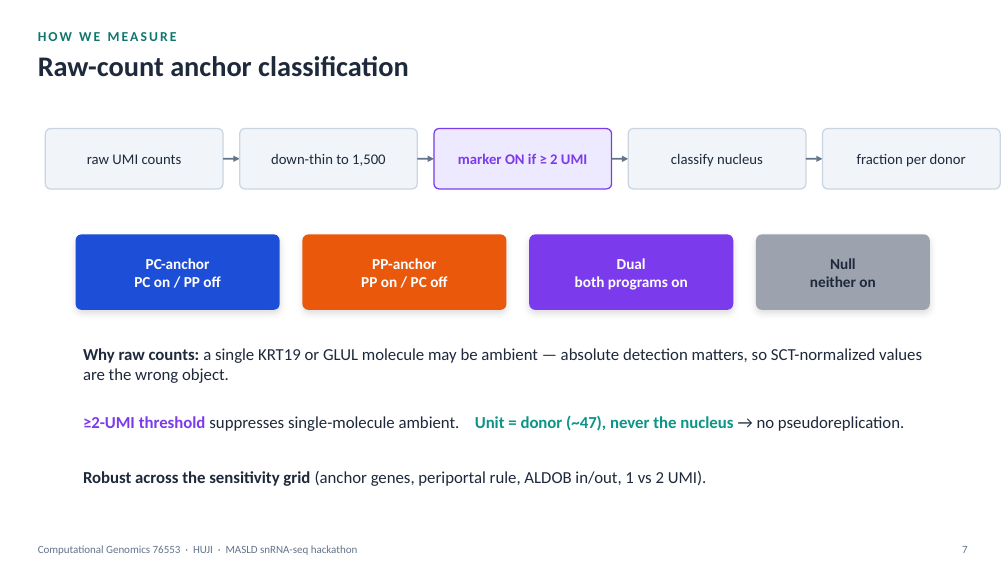
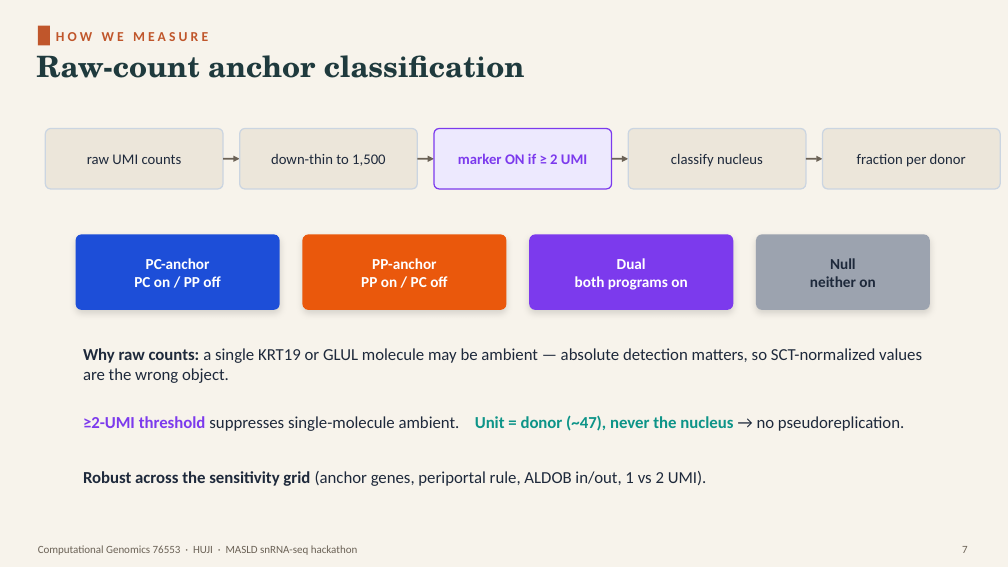
Before and after one commit to roeetekoah/liver-zonation, a slide deck: slide 7 of presentation/MASLD_zonation.pptx. Drawn at 1008x567 pixels with LibreOffice and Linux fonts; fonts in the diff are those of the drawing. Boxes give left, top, right and bottom in pixels: in the first picture for what was removed or moved away, otherwise in the second. Text is boxed around its words. In the diff, an @@ line names an element or a change of style, - is before the commit and + after.

```diff
--- a/presentation/MASLD_zonation.pptx
+++ b/presentation/MASLD_zonation.pptx
@@ background #FFFFFF to #F7F3EB @@
@@ rectangle added at [38,26,50,45], fill #C0562B @@
@@ text "HOW WE MEASURE": place and size @@
-text "HOW WE MEASURE" at [38,32,177,41]
+text "HOW WE MEASURE" at [56,32,208,41]
@@ text "HOW WE MEASURE" at [56,32,208,41]: text colour #0F766E to #C0562B, letter spacing 2 to 3 pt @@
@@ text "Raw-count anchor classification" at [36,55,525,78]: size 27 to 28 pt, font Calibri to TeX Gyre Schola, text colour #1E293B to #1F3A3D @@
@@ fill #F1F5F9 to #ECE6DA in 4 elements at [45,129,223,189], [240,129,417,189], [628,129,806,189], [823,129,1000,189] @@
@@ arrow (223, 159) - (240, 159): stroke #64748B 1.6 pt to #6B6256 1.6 pt @@
@@ arrow (417, 159) - (434, 159): stroke #64748B 1.6 pt to #6B6256 1.6 pt @@
@@ arrow (612, 159) - (628, 159): stroke #64748B 1.6 pt to #6B6256 1.6 pt @@
@@ arrow (806, 159) - (823, 159): stroke #64748B 1.6 pt to #6B6256 1.6 pt @@
@@ text "Computational Genomics 76553 · HUJI ..." at [38,545,358,555]: text colour #64748B to #6B6256 @@
@@ text "7" at [962,546,968,553]: text colour #64748B to #6B6256 @@
```
Also in this commit, not shown: 18 other slides changed, 41 other files.
